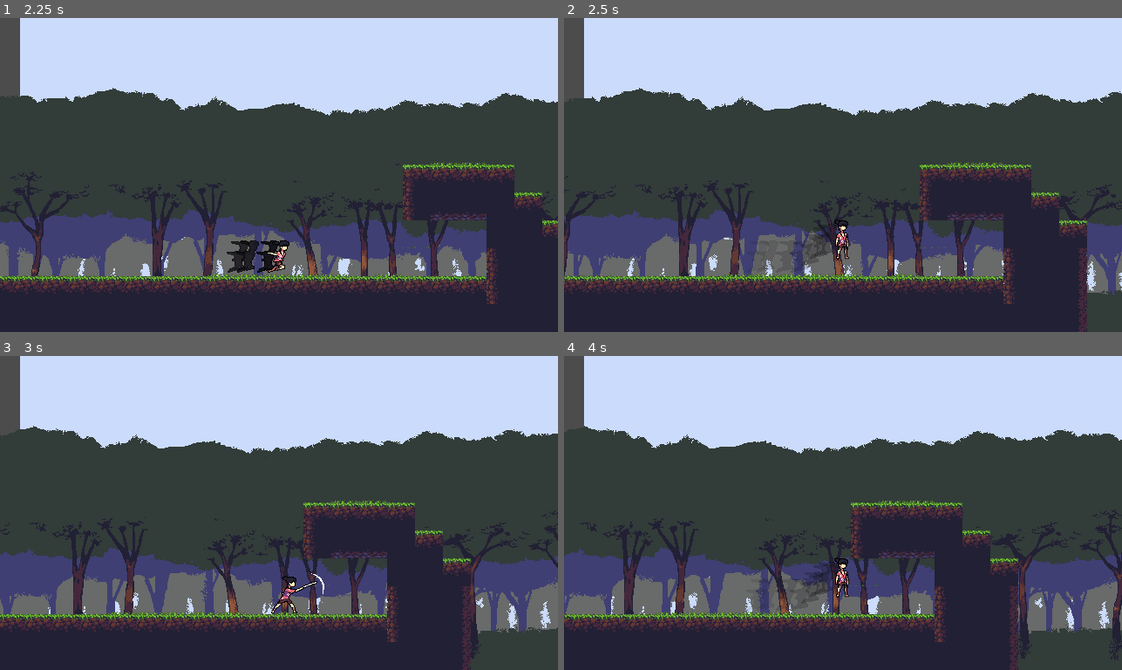
Above: before the commit, frames 1-4 (two rows, left to right).
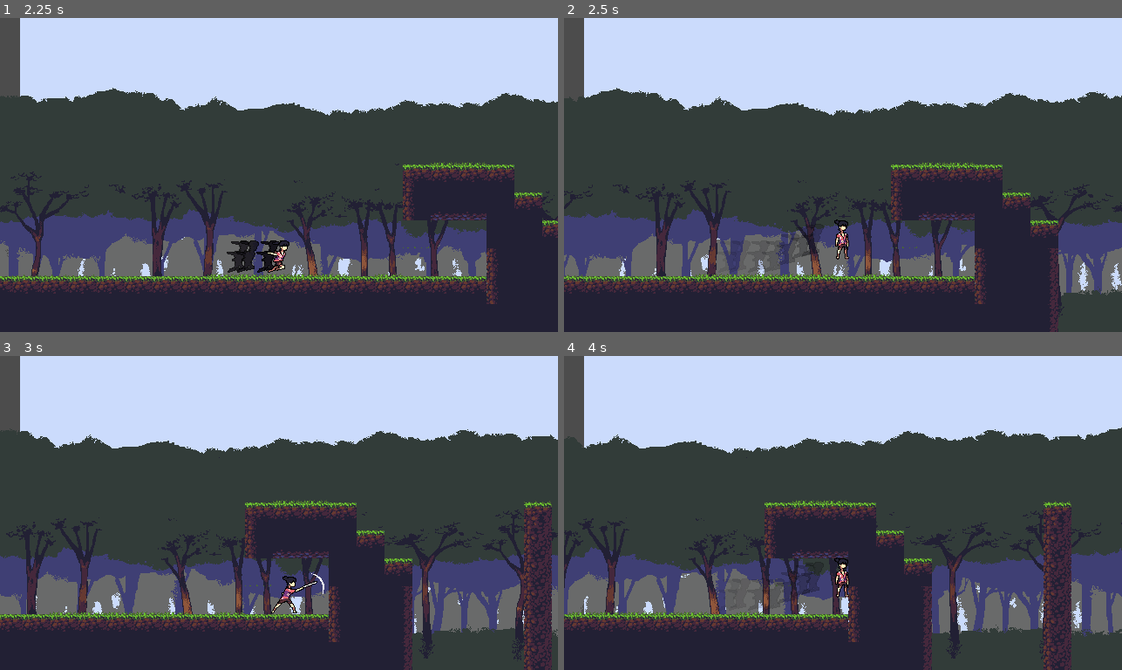
Above: after the commit, the same moments.

Repository: marcelo-lemos/Softwarrior
Game: Godot game, scene res://Nodes/UI/TitleScreen.tscn
Two runs of this game, one before a commit and one after it. Both use one fixed random seed, a clock stepped at 60 frames per second and the inputs below. The engine's default icon, where the game draws it, is replaced by a stand-in: a white triangle on a blue panel in a dark square. Sound files missing from this copy of the repository are replaced by a short silence.
Inputs (mouse positions are in pixels of both pictures, inside the frame that each line leads up to):
- Up to frame 1 (2.25 s): click (128, 140) at 0.5 s; tap Enter (ui_accept) at 1.25 s; hold X (attack) 1.28-2.03 s; hold Right (ui_right) from 1.28 s (still down); tap Z (jump) at 1.52 s; tap C (dash) at 1.55, 2.1 s
- Up to frame 2 (2.5 s): keep holding Right (ui_right); tap Z (jump) at 2.27 s; tap X (attack) at 2.3 s
- Up to frame 3 (3 s): release Right (ui_right) at 2.78 s; hold Left (ui_left) from 2.78 s (still down); hold X (attack) from 2.78 s (still down)
- Up to frame 4 (4 s): tap C (dash) at 3.05, 3.6 s; release Left (ui_left) at 3.53 s; release X (attack) at 3.53 s; hold Right (ui_right) from 3.53 s (still down); tap Z (jump) at 3.77 s; tap X (attack) at 3.8 s

Frame 1 is identical in both runs. In frame 2, 18% of the frame differs, in the area x 0-100%, y 22-100%; in frame 3, 24%; in frame 4, 27%.

Commit message:
Adjust air state to retain velocity, even if it is greater than maximum velocity

Diff:
--- a/game/Nodes/Characters/Player/Dash.gd
+++ b/game/Nodes/Characters/Player/Dash.gd
@@ -1,7 +1,7 @@
 extends "PlayerBaseState.gd"
 
 const DASH_VELOCITY = 350
-const DASH_DURATION = 0.25
+const DASH_DURATION = 0.2
 
 var dash_time_count = 0.0
 var ground_dash = false
--- a/game/Nodes/Characters/Player/MidAir.gd
+++ b/game/Nodes/Characters/Player/MidAir.gd
@@ -1,7 +1,7 @@
 extends "Motion.gd"
 
 const MAX_AIR_SPEED = 200
-const AIR_ACCELERATION = 20
+const AIR_ACCELERATION = 30
 const AIR_SLOWDOWN = 1
 
 const SECOND_JUMP_HEIGHT = -250
@@ -29,7 +29,7 @@
 func update(delta):
 	.update(delta)
 	if body.is_on_floor():
-		emit_signal("finished", "previous")
+		emit_signal("finished", "move")
 
 	if (player.velocity.y < 25 and player.velocity.y > -25) or player.velocity.y > 50:
 		if check_wall_left() and input_direction < 0 and player.velocity.x <= 0:
@@ -43,10 +43,11 @@
 		sprite.play("JumpDown")
 
 	if input_direction:
-		player.velocity.x += input_direction * AIR_ACCELERATION
+		player.velocity.x = add_velocity_with_cap(player.velocity.x, input_direction * AIR_ACCELERATION,MAX_AIR_SPEED)
+		#player.velocity.x += input_direction * AIR_ACCELERATION
 	elif player.velocity.x != 0:
 		apply_air_slowdown()
-	player.velocity.x = (cap_velocity(player.velocity.x, MAX_AIR_SPEED))
+#	player.velocity.x = (cap_velocity(player.velocity.x, MAX_AIR_SPEED))
 	if(Input.is_action_just_released("jump")):
 		check_jump_cut(jump_var_height)
 
--- a/game/Nodes/Characters/Player/Motion.gd
+++ b/game/Nodes/Characters/Player/Motion.gd
@@ -58,3 +58,10 @@
 	if current_velocity < -max_velocity:
 		return -max_velocity
 	return current_velocity
+
+func add_velocity_with_cap(current_velocity, additional_velocity, max_velocity):
+	if abs(current_velocity + additional_velocity) > abs(max_velocity):
+		if sign(current_velocity) != sign(additional_velocity):
+			return current_velocity + additional_velocity
+		return current_velocity
+	return current_velocity + additional_velocity
--- a/game/Nodes/Characters/Player/Player.tscn
+++ b/game/Nodes/Characters/Player/Player.tscn
@@ -2,54 +2,54 @@
 
 [ext_resource path="res://Nodes/Characters/Player/PlayerController.gd" type="Script" id=1]
 [ext_resource path="res://Nodes/Characters/GenericCharacter.tscn" type="PackedScene" id=2]
-[ext_resource path="res://Assets/Sprites/MC/PlayerDash1.png" type="Texture" id=3]
-[ext_resource path="res://Assets/Sprites/MC/PlayerDash2.png" type="Texture" id=4]
-[ext_resource path="res://Assets/Sprites/MC/PlayerDash3.png" type="Texture" id=5]
-[ext_resource path="res://Assets/Sprites/MC/PlayerDash4.png" type="Texture" id=6]
-[ext_resource path="res://Assets/Sprites/MC/PlayerDashAttack1.png" type="Texture" id=7]
-[ext_resource path="res://Assets/Sprites/MC/PlayerDashAttack2.png" type="Texture" id=8]
-[ext_resource path="res://Assets/Sprites/MC/PlayerDashAttack3.png" type="Texture" id=9]
-[ext_resource path="res://Assets/Sprites/MC/PlayerDashAttack4.png" type="Texture" id=10]
-[ext_resource path="res://Assets/Sprites/MC/PlayerDashAttack5.png" type="Texture" id=11]
-[ext_resource path="res://Assets/Sprites/MC/PlayerDashAttack6.png" type="Texture" id=12]
-[ext_resource path="res://Assets/Sprites/MC/PlayerDashAttack7.png" type="Texture" id=13]
-[ext_resource path="res://Assets/Sprites/MC/PlayerDashAttack8.png" type="Texture" id=14]
+[ext_resource path="res://Assets/Sprites/MC/PlayerDashAttack1.png" type="Texture" id=3]
+[ext_resource path="res://Assets/Sprites/MC/PlayerDashAttack2.png" type="Texture" id=4]
+[ext_resource path="res://Assets/Sprites/MC/PlayerDashAttack3.png" type="Texture" id=5]
+[ext_resource path="res://Assets/Sprites/MC/PlayerDashAttack4.png" type="Texture" id=6]
+[ext_resource path="res://Assets/Sprites/MC/PlayerDashAttack5.png" type="Texture" id=7]
+[ext_resource path="res://Assets/Sprites/MC/PlayerDashAttack6.png" type="Texture" id=8]
+[ext_resource path="res://Assets/Sprites/MC/PlayerDashAttack7.png" type="Texture" id=9]
+[ext_resource path="res://Assets/Sprites/MC/PlayerDashAttack8.png" type="Texture" id=10]
+[ext_resource path="res://Assets/Sprites/MC/PlayerDash1.png" type="Texture" id=11]
+[ext_resource path="res://Assets/Sprites/MC/PlayerDash2.png" type="Texture" id=12]
+[ext_resource path="res://Assets/Sprites/MC/PlayerDash3.png" type="Texture" id=13]
+[ext_resource path="res://Assets/Sprites/MC/PlayerDash4.png" type="Texture" id=14]
 [ext_resource path="res://Assets/Sprites/MC/PlayerIdle1.png" type="Texture" id=15]
 [ext_resource path="res://Assets/Sprites/MC/PlayerIdle2.png" type="Texture" id=16]
 [ext_resource path="res://Assets/Sprites/MC/PlayerIdle3.png" type="Texture" id=17]
 [ext_resource path="res://Assets/Sprites/MC/PlayerIdle4.png" type="Texture" id=18]
 [ext_resource path="res://Assets/Sprites/MC/PlayerIdle5.png" type="Texture" id=19]
 [ext_resource path="res://Assets/Sprites/MC/PlayerIdle6.png" type="Texture" id=20]
-[ext_resource path="res://Assets/Sprites/MC/PlayerRun1.png" type="Texture" id=21]
-[ext_resource path="res://Assets/Sprites/MC/PlayerRun2.png" type="Texture" id=22]
-[ext_resource path="res://Assets/Sprites/MC/PlayerRun3.png" type="Texture" id=23]
-[ext_resource path="res://Assets/Sprites/MC/PlayerRun4.png" type="Texture" id=24]
-[ext_resource path="res://Assets/Sprites/MC/PlayerRun5.png" type="Texture" id=25]
-[ext_resource path="res://Assets/Sprites/MC/PlayerRun6.png" type="Texture" id=26]
-[ext_resource path="res://Assets/Sprites/MC/PlayerRun7.png" type="Texture" id=27]
-[ext_resource path="res://Assets/Sprites/MC/PlayerRun8.png" type="Texture" id=28]
-[ext_resource path="res://Assets/Sprites/MC/PlayerRun9.png" type="Texture" id=29]
-[ext_resource path="res://Assets/Sprites/MC/PlayerRun10.png" type="Texture" id=30]
-[ext_resource path="res://Assets/Sprites/MC/PlayerRun11.png" type="Texture" id=31]
-[ext_resource path="res://Assets/Sprites/MC/playerJumpDown.png" type="Texture" id=32]
-[ext_resource path="res://Assets/Sprites/MC/PlayerWall1.png" type="Texture" id=33]
-[ext_resource path="res://Assets/Sprites/MC/PlayerWall2.png" type="Texture" id=34]
-[ext_resource path="res://Assets/Sprites/MC/PlayerWall3.png" type="Texture" id=35]
-[ext_resource path="res://Assets/Sprites/MC/GroundComboFirst1.png" type="Texture" id=36]
-[ext_resource path="res://Assets/Sprites/MC/GroundComboFirst2.png" type="Texture" id=37]
-[ext_resource path="res://Assets/Sprites/MC/GroundComboFirst3.png" type="Texture" id=38]
-[ext_resource path="res://Assets/Sprites/MC/GroundComboFirst4.png" type="Texture" id=39]
-[ext_resource path="res://Assets/Sprites/MC/GroundComboFirst5.png" type="Texture" id=40]
-[ext_resource path="res://Assets/Sprites/MC/GroundComboFirst6.png" type="Texture" id=41]
-[ext_resource path="res://Assets/Sprites/MC/GroundComboFirst7.png" type="Texture" id=42]
-[ext_resource path="res://Assets/Sprites/MC/playerJumpUp.png" type="Texture" id=43]
-[ext_resource path="res://Assets/Sprites/MC/GroundComboSecond.1.png" type="Texture" id=44]
-[ext_resource path="res://Assets/Sprites/MC/GroundComboSecond.2.png" type="Texture" id=45]
-[ext_resource path="res://Assets/Sprites/MC/GroundComboSecond.3.png" type="Texture" id=46]
-[ext_resource path="res://Assets/Sprites/MC/GroundComboSecond.4.png" type="Texture" id=47]
-[ext_resource path="res://Assets/Sprites/MC/GroundComboSecond.5.png" type="Texture" id=48]
-[ext_resource path="res://Assets/Sprites/MC/GroundComboSecond.6.png" type="Texture" id=49]
-[ext_resource path="res://Assets/Sprites/MC/GroundComboSecond.7.png" type="Texture" id=50]
+[ext_resource path="res://Assets/Sprites/MC/playerJumpUp.png" type="Texture" id=21]
+[ext_resource path="res://Assets/Sprites/MC/GroundComboSecond.1.png" type="Texture" id=22]
+[ext_resource path="res://Assets/Sprites/MC/GroundComboSecond.2.png" type="Texture" id=23]
+[ext_resource path="res://Assets/Sprites/MC/GroundComboSecond.3.png" type="Texture" id=24]
+[ext_resource path="res://Assets/Sprites/MC/GroundComboSecond.4.png" type="Texture" id=25]
+[ext_resource path="res://Assets/Sprites/MC/GroundComboSecond.5.png" type="Texture" id=26]
+[ext_resource path="res://Assets/Sprites/MC/GroundComboSecond.6.png" type="Texture" id=27]
+[ext_resource path="res://Assets/Sprites/MC/GroundComboSecond.7.png" type="Texture" id=28]
+[ext_resource path="res://Assets/Sprites/MC/playerJumpDown.png" type="Texture" id=29]
+[ext_resource path="res://Assets/Sprites/MC/PlayerRun1.png" type="Texture" id=30]
+[ext_resource path="res://Assets/Sprites/MC/PlayerRun2.png" type="Texture" id=31]
+[ext_resource path="res://Assets/Sprites/MC/PlayerRun3.png" type="Texture" id=32]
+[ext_resource path="res://Assets/Sprites/MC/PlayerRun4.png" type="Texture" id=33]
+[ext_resource path="res://Assets/Sprites/MC/PlayerRun5.png" type="Texture" id=34]
+[ext_resource path="res://Assets/Sprites/MC/PlayerRun6.png" type="Texture" id=35]
+[ext_resource path="res://Assets/Sprites/MC/PlayerRun7.png" type="Texture" id=36]
+[ext_resource path="res://Assets/Sprites/MC/PlayerRun8.png" type="Texture" id=37]
+[ext_resource path="res://Assets/Sprites/MC/PlayerRun9.png" type="Texture" id=38]
+[ext_resource path="res://Assets/Sprites/MC/PlayerRun10.png" type="Texture" id=39]
+[ext_resource path="res://Assets/Sprites/MC/PlayerRun11.png" type="Texture" id=40]
+[ext_resource path="res://Assets/Sprites/MC/PlayerWall1.png" type="Texture" id=41]
+[ext_resource path="res://Assets/Sprites/MC/PlayerWall2.png" type="Texture" id=42]
+[ext_resource path="res://Assets/Sprites/MC/PlayerWall3.png" type="Texture" id=43]
+[ext_resource path="res://Assets/Sprites/MC/GroundComboFirst1.png" type="Texture" id=44]
+[ext_resource path="res://Assets/Sprites/MC/GroundComboFirst2.png" type="Texture" id=45]
+[ext_resource path="res://Assets/Sprites/MC/GroundComboFirst3.png" type="Texture" id=46]
+[ext_resource path="res://Assets/Sprites/MC/GroundComboFirst4.png" type="Texture" id=47]
+[ext_resource path="res://Assets/Sprites/MC/GroundComboFirst5.png" type="Texture" id=48]
+[ext_resource path="res://Assets/Sprites/MC/GroundComboFirst6.png" type="Texture" id=49]
+[ext_resource path="res://Assets/Sprites/MC/GroundComboFirst7.png" type="Texture" id=50]
 [ext_resource path="res://Nodes/Combat/Katana.tscn" type="PackedScene" id=51]
 [ext_resource path="res://Nodes/Combat/shurikenShots.gd" type="Script" id=52]
 [ext_resource path="res://Nodes/Characters/Player/PlayerStateMachine.gd" type="Script" id=53]
@@ -67,50 +67,50 @@
 
 [sub_resource type="SpriteFrames" id=1]
 animations = [ {
-"frames": [ ExtResource( 3 ), ExtResource( 4 ), ExtResource( 5 ), ExtResource( 6 ) ],
-"loop": true,
-"name": "Dash",
-"speed": 12.0
-}, {
-"frames": [ ExtResource( 7 ), ExtResource( 8 ), ExtResource( 9 ), ExtResource( 10 ), ExtResource( 11 ), ExtResource( 12 ), ExtResource( 13 ), ExtResource( 14 ) ],
+"frames": [ ExtResource( 3 ), ExtResource( 4 ), ExtResource( 5 ), ExtResource( 6 ), ExtResource( 7 ), ExtResource( 8 ), ExtResource( 9 ), ExtResource( 10 ) ],
 "loop": false,
 "name": "DashAttack",
 "speed": 23.0
 }, {
+"frames": [ ExtResource( 11 ), ExtResource( 12 ), ExtResource( 13 ), ExtResource( 14 ) ],
+"loop": true,
+"name": "Dash",
+"speed": 12.0
+}, {
 "frames": [ ExtResource( 15 ), ExtResource( 16 ), ExtResource( 17 ), ExtResource( 18 ), ExtResource( 19 ), ExtResource( 20 ) ],
 "loop": true,
 "name": "Idle",
 "speed": 10.0
 }, {
-"frames": [ ExtResource( 21 ), ExtResource( 22 ), ExtResource( 23 ), ExtResource( 24 ), ExtResource( 25 ), ExtResource( 26 ), ExtResource( 27 ), ExtResource( 28 ), ExtResource( 29 ), ExtResource( 30 ), ExtResource( 31 ) ],
+"frames": [ ExtResource( 21 ) ],
+"loop": true,
+"name": "JumpUp",
+"speed": 5.0
+}, {
+"frames": [ ExtResource( 22 ), ExtResource( 23 ), ExtResource( 24 ), ExtResource( 25 ), ExtResource( 26 ), ExtResource( 27 ), ExtResource( 28 ) ],
+"loop": false,
+"name": "GroundCombo2",
+"speed": 30.0
+}, {
+"frames": [ ExtResource( 29 ) ],
+"loop": true,
+"name": "JumpDown",
+"speed": 5.0
+}, {
+"frames": [ ExtResource( 30 ), ExtResource( 31 ), ExtResource( 32 ), ExtResource( 33 ), ExtResource( 34 ), ExtResource( 35 ), ExtResource( 36 ), ExtResource( 37 ), ExtResource( 38 ), ExtResource( 39 ), ExtResource( 40 ) ],
 "loop": true,
 "name": "Run",
 "speed": 19.0
 }, {
-"frames": [ ExtResource( 32 ) ],
-"loop": true,
-"name": "JumpDown",
-"speed": 5.0
-}, {
-"frames": [ ExtResource( 33 ), ExtResource( 34 ), ExtResource( 35 ) ],
+"frames": [ ExtResource( 41 ), ExtResource( 42 ), ExtResource( 43 ) ],
 "loop": true,
 "name": "Wall",
 "speed": 12.0
 }, {
-"frames": [ ExtResource( 36 ), ExtResource( 37 ), ExtResource( 38 ), ExtResource( 39 ), ExtResource( 40 ), ExtResource( 41 ), ExtResource( 42 ) ],
+"frames": [ ExtResource( 44 ), ExtResource( 45 ), ExtResource( 46 ), ExtResource( 47 ), ExtResource( 48 ), ExtResource( 49 ), ExtResource( 50 ) ],
 "loop": false,
 "name": "GroundCombo1",
 "speed": 25.0
-}, {
-"frames": [ ExtResource( 43 ) ],
-"loop": true,
-"name": "JumpUp",
-"speed": 5.0
-}, {
-"frames": [ ExtResource( 44 ), ExtResource( 45 ), ExtResource( 46 ), ExtResource( 47 ), ExtResource( 48 ), ExtResource( 49 ), ExtResource( 50 ) ],
-"loop": false,
-"name": "GroundCombo2",
-"speed": 30.0
 } ]
 
 [sub_resource type="RectangleShape2D" id=2]
@@ -238,9 +238,9 @@
 wait_time = 0.15
 one_shot = true
 
+[connection signal="animation_finished" from="GenericCharacter/Katana/AnimationPlayer" to="GenericCharacter/StateMachine/DashAttack" method="_on_AnimationPlayer_animation_finished"]
+[connection signal="animation_finished" from="GenericCharacter/Katana/AnimationPlayer" to="GenericCharacter/StateMachine/AirAttack" method="_on_AnimationPlayer_animation_finished"]
 [connection signal="animation_finished" from="GenericCharacter/Katana/AnimationPlayer" to="GenericCharacter/StateMachine/GroundAttack" method="_on_AnimationPlayer_animation_finished"]
-[connection signal="animation_finished" from="GenericCharacter/Katana/AnimationPlayer" to="GenericCharacter/StateMachine/AirAttack" method="_on_AnimationPlayer_animation_finished"]
-[connection signal="animation_finished" from="GenericCharacter/Katana/AnimationPlayer" to="GenericCharacter/StateMachine/DashAttack" method="_on_AnimationPlayer_animation_finished"]
 [connection signal="timeout" from="GenericCharacter/TextureEmitter/Flip/Timer" to="GenericCharacter/TextureEmitter/Flip" method="_on_Timer_timeout"]
 [connection signal="timeout" from="GenericCharacter/TextureEmitter/Default/Timer" to="GenericCharacter/TextureEmitter/Default" method="_on_Timer_timeout"]
 
--- a/game/Nodes/Characters/Player/PlayerStateMachine.gd
+++ b/game/Nodes/Characters/Player/PlayerStateMachine.gd
@@ -15,7 +15,7 @@
 	if not _active:
 		return
 
-	if state_name in ["on_wall", "mid_air", "dash", "ground_attack", "air_attack","dash_attack"]:
+	if state_name in ["move","on_wall", "mid_air", "dash", "ground_attack", "air_attack","dash_attack"]:
 		print(">>>>> " + states_map[state_name].name)
 		states_stack.push_front(states_map[state_name])
 
--- a/game/Nodes/Collectables/Collectable.tscn
+++ b/game/Nodes/Collectables/Collectable.tscn
@@ -48,7 +48,7 @@
 [node name="Sprite" type="AnimatedSprite" parent="."]
 frames = SubResource( 2 )
 animation = "Default"
-frame = 3
+frame = 2
 playing = true
 
 [node name="AudioStreamPlayer" type="AudioStreamPlayer" parent="."]
